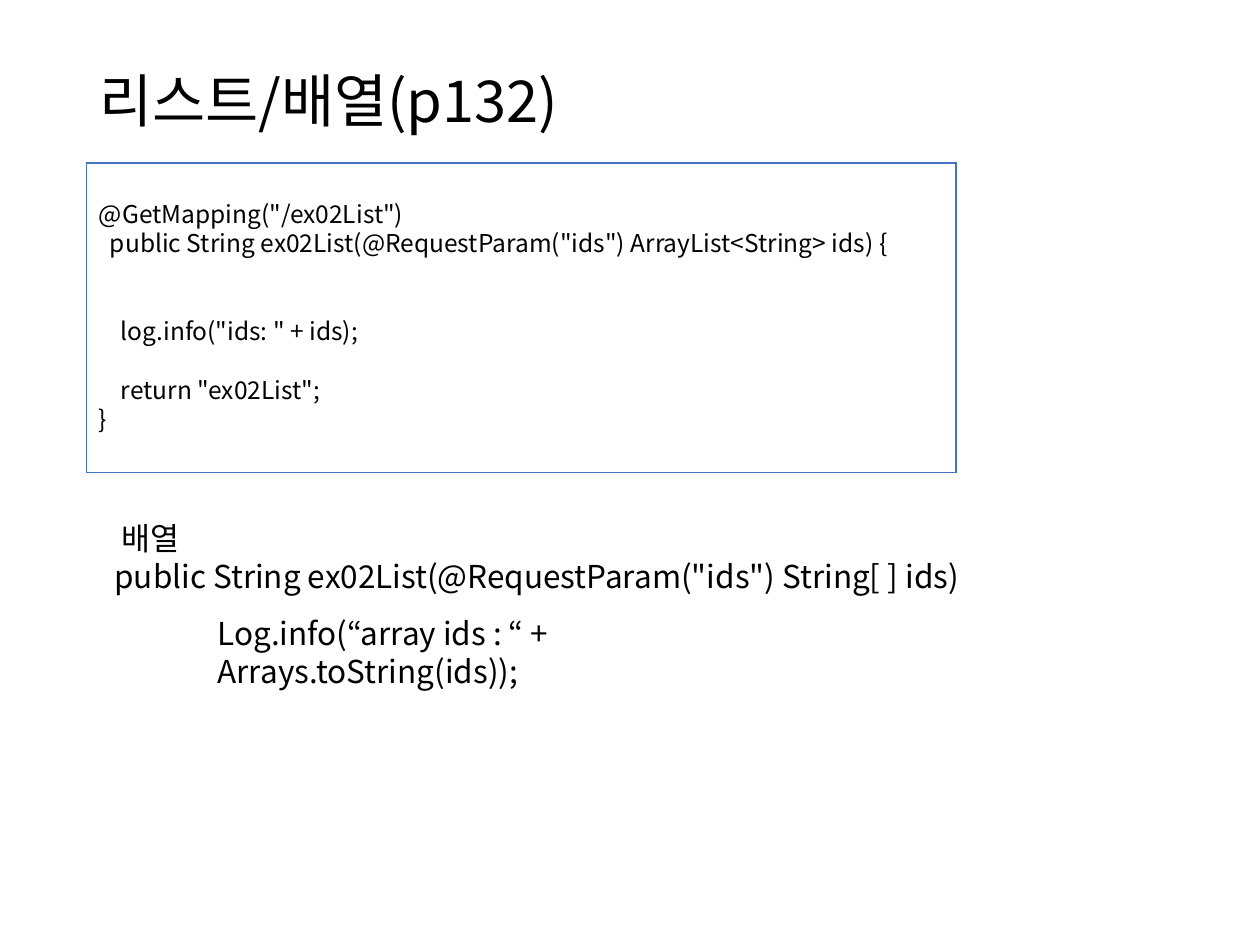
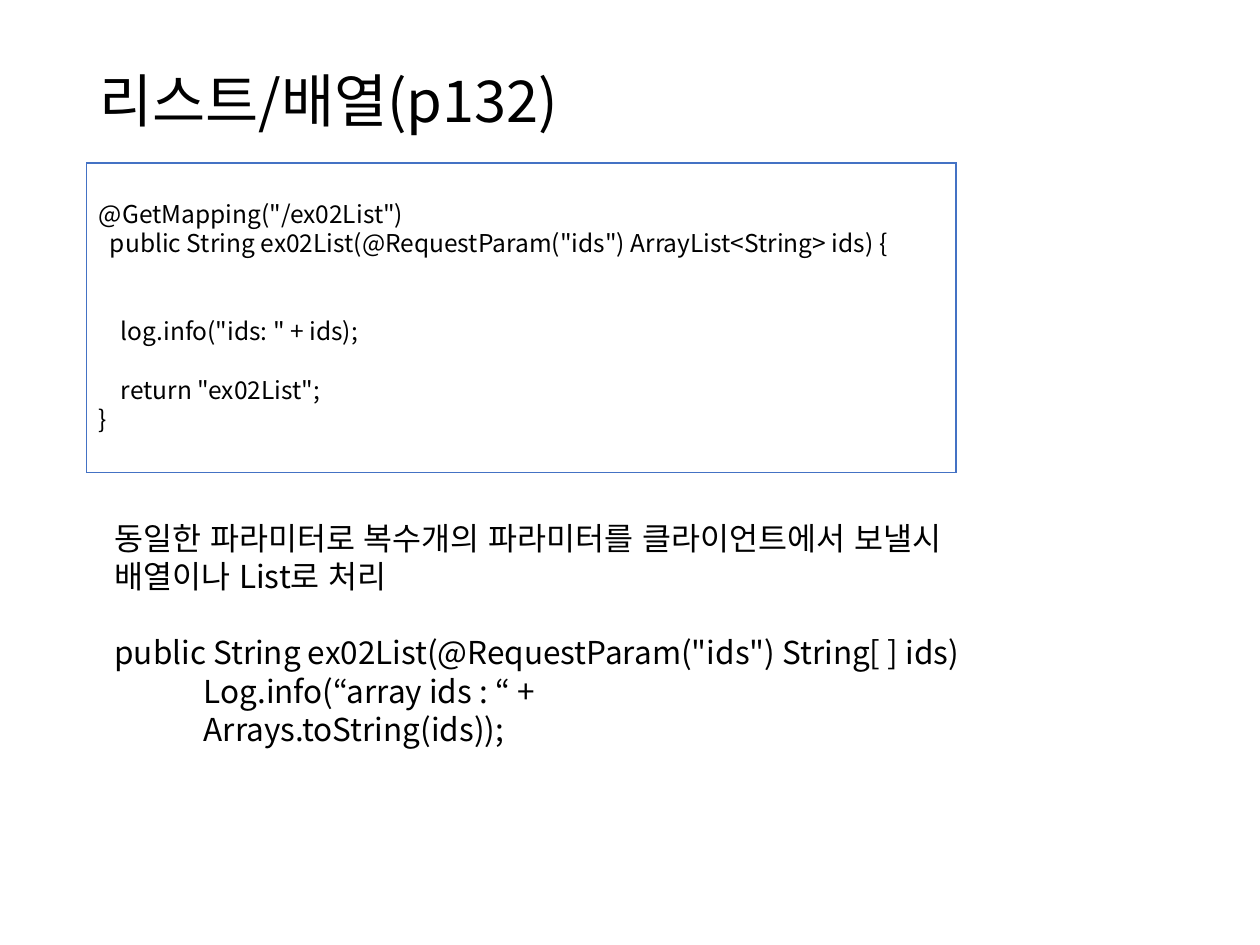
Before and after one commit to itrecipe/Web_Study_ez, a slide deck: slide 20 of spring - 학습자료/PART2.pptx. Drawn at 1260x945 pixels with LibreOffice and Linux fonts; fonts in the diff are those of the drawing. Boxes give left, top, right and bottom in pixels: in the first picture for what was removed or moved away, otherwise in the second. Text is boxed around its words. In the diff, an @@ line names an element or a change of style, - is before the commit and + after.

```diff
--- a/spring - 학습자료/PART2.pptx
+++ b/spring - 학습자료/PART2.pptx
@@ text at box(114, 524, 941, 591): text changed @@
-배열
+동일한 파라미터로 복수개의 파라미터를 클라이언트에서 보낼시
+배열이나 List로 처리
@@ text "Log.info(“array ids : “ + ..." rewrapped from box(218, 619, 518, 691) to box(204, 671, 504, 749) @@
```
Also in this commit, not shown: 5 other slides changed.
